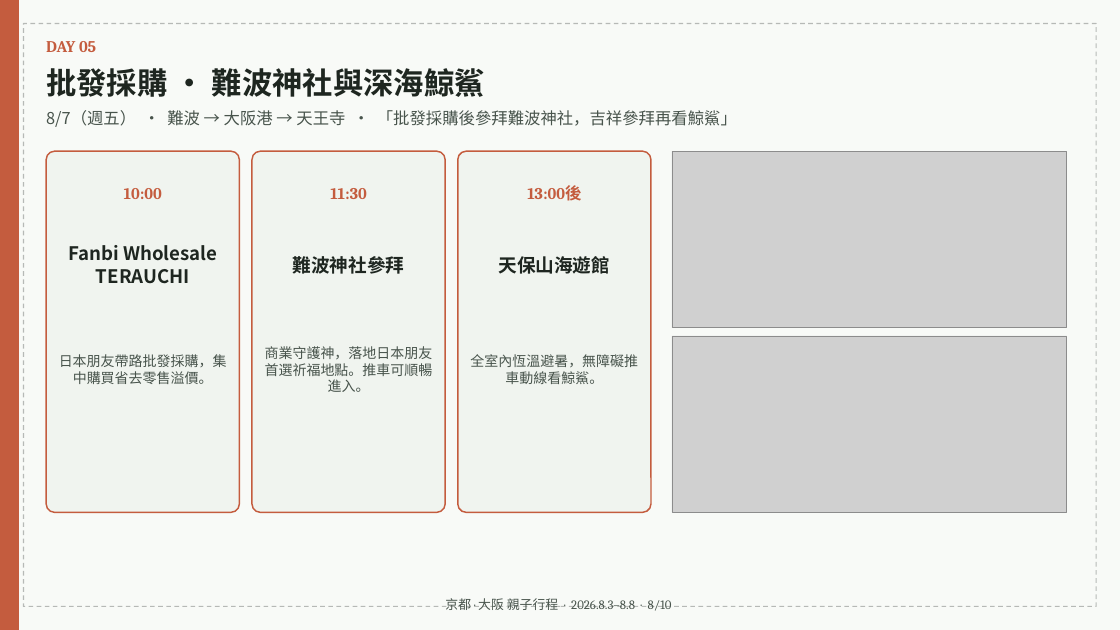
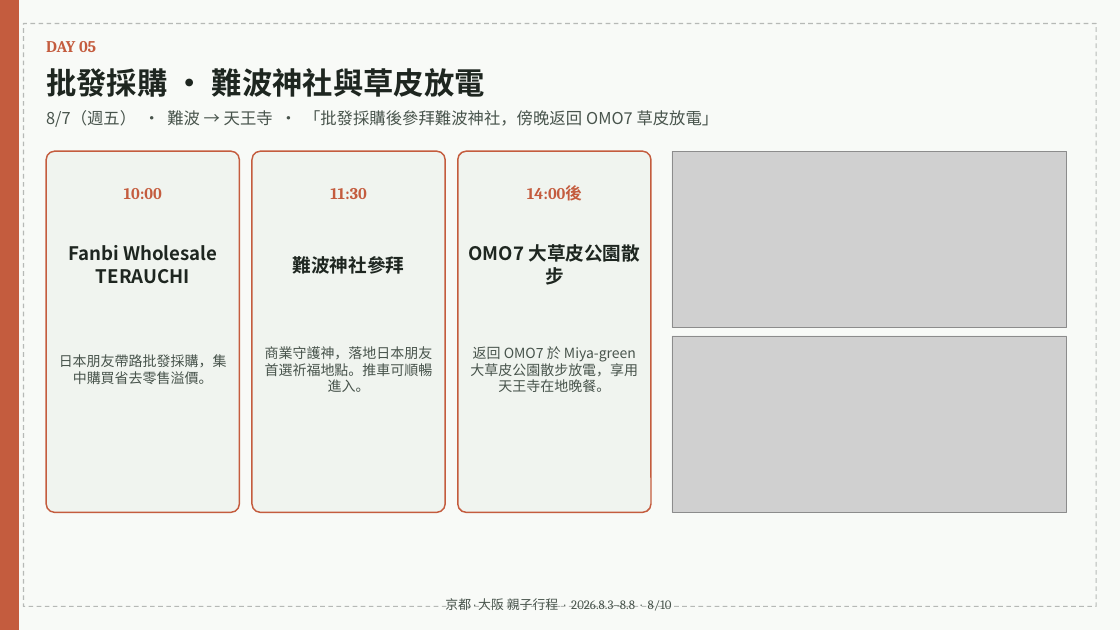
Before and after one commit to maxchan-stack/family-trip-kyoto-osaka-2026, a slide deck: slide 8 of itinerary.pptx. Drawn at 1120x630 pixels with LibreOffice and Linux fonts; fonts in the diff are those of the drawing; grey boxes stand for pictures. Boxes give left, top, right and bottom in pixels: in the first picture for what was removed or moved away, otherwise in the second. Text is boxed around its words. In the diff, an @@ line names an element or a change of style, - is before the commit and + after.

Commit message:
refactor: 移除天保山海遊館景點與更新D5行程

```diff
--- a/itinerary.pptx
+++ b/itinerary.pptx
@@ text at <box>46,68,485,97</box>: text changed @@
-批發採購 · 難波神社與深海鯨鯊
+批發採購 · 難波神社與草皮放電
@@ text at <box>46,110,719,127</box>: text changed @@
-8/7（週五） · 難波 → 大阪港 → 天王寺 · 「批發採購後參拜難波神社，吉祥參拜再看鯨鯊」
+8/7（週五） · 難波 → 天王寺 · 「批發採購後參拜難波神社，傍晚返回 OMO7 草皮放電」
@@ text at <box>527,185,582,201</box>: text changed @@
-13:00後
+14:00後
@@ text at <box>469,244,640,285</box>: text changed @@
-天保山海遊館
+OMO7 大草皮公園散步
@@ text at <box>470,346,638,392</box>: text changed @@
-全室內恆溫避暑，無障礙推車動線看鯨鯊。
+返回 OMO7 於 Miya-green 大草皮公園散步放電，享用天王寺在地晚餐。
```
Also in this commit, not shown: 2 other slides changed, 3 other files.
